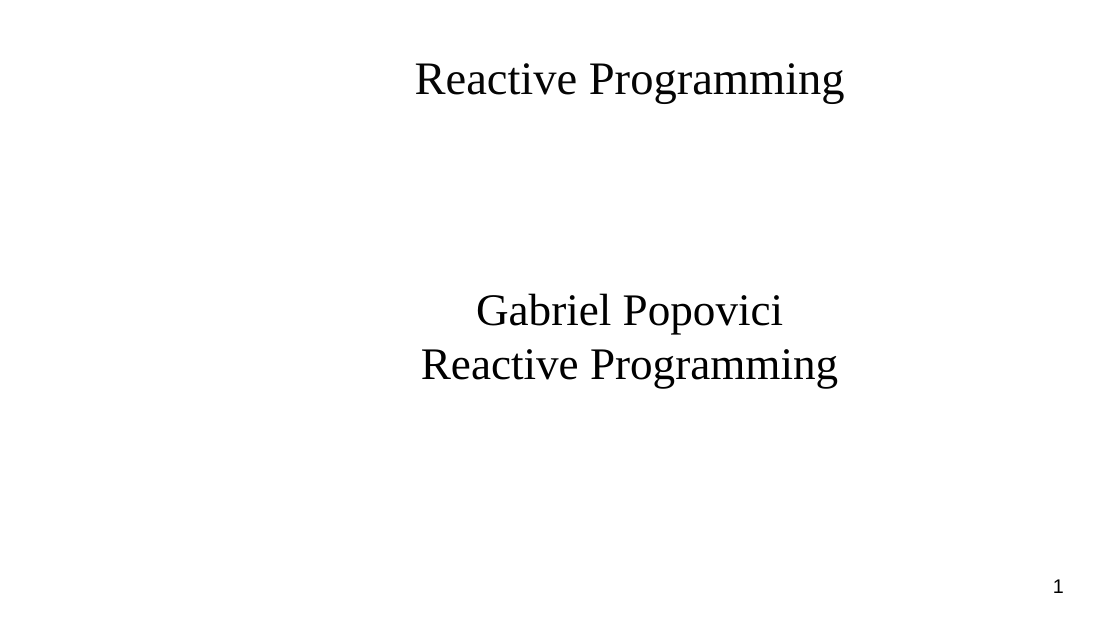
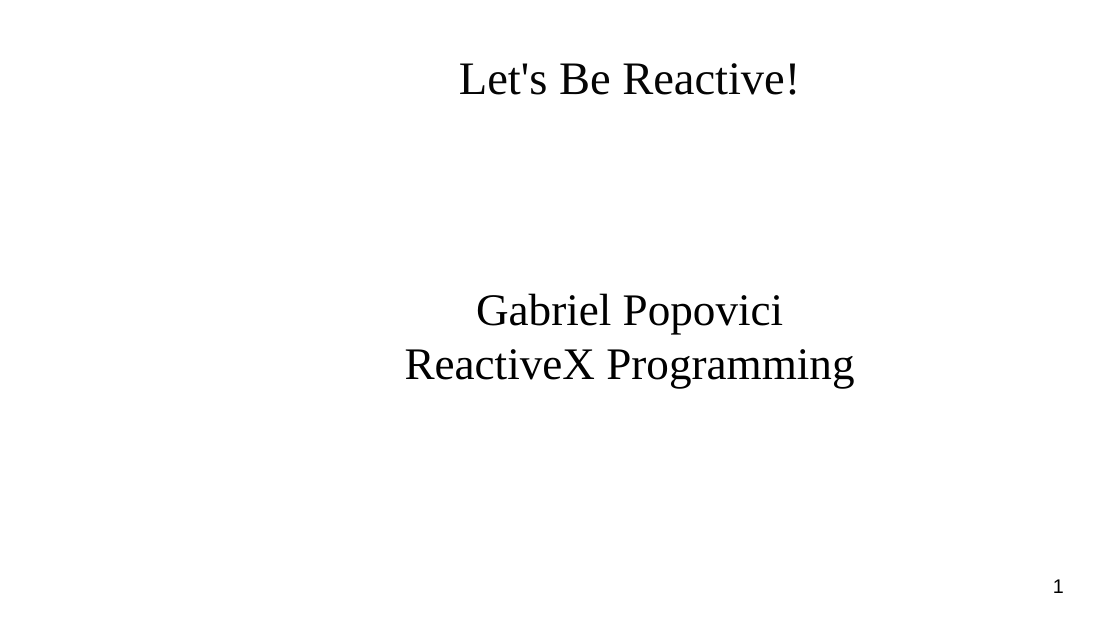
Before and after one commit to popovici-gabriel/projects, a slide deck: slide 1 of rx-samples/docs/Reactive Programming.odp. Drawn at 1120x630 pixels with LibreOffice and Linux fonts; fonts in the diff are those of the drawing; background and template pictures are left out. Boxes give left, top, right and bottom in pixels: in the first picture for what was removed or moved away, otherwise in the second. Text is boxed around its words. In the diff, an @@ line names an element or a change of style, - is before the commit and + after.

```diff
--- a/rx-samples/docs/Reactive Programming.odp
+++ b/rx-samples/docs/Reactive Programming.odp
@@ title at (x1=459, y1=63, x2=800, y2=95): text changed @@
-Reactive Programming
+Let's Be Reactive!
@@ subtitle at (x1=405, y1=349, x2=854, y2=389): text changed @@
-Reactive Programming
+ReactiveX Programming
```
Also in this commit, not shown: 1 other slide changed, 2 slides removed, 7 other files.
